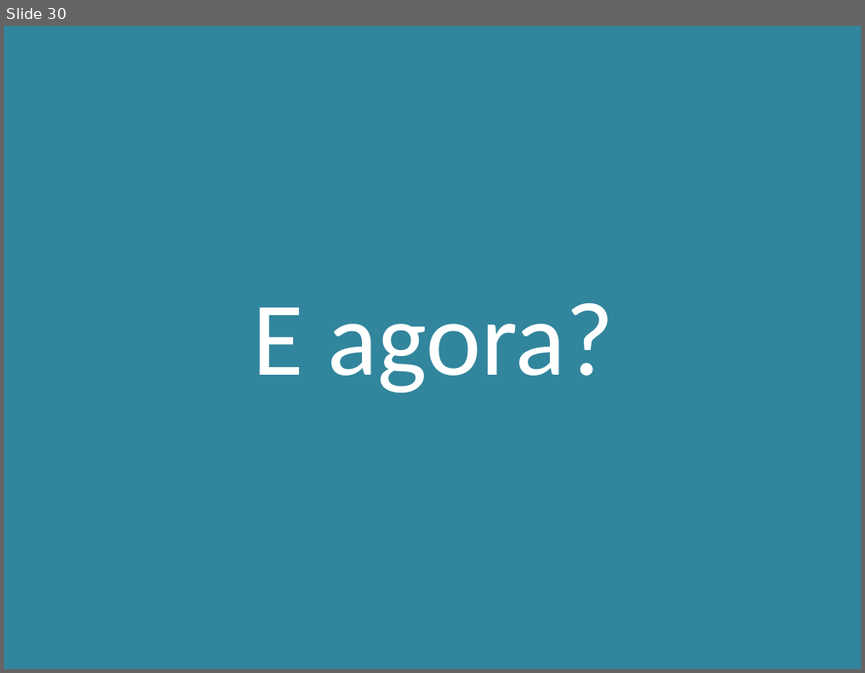
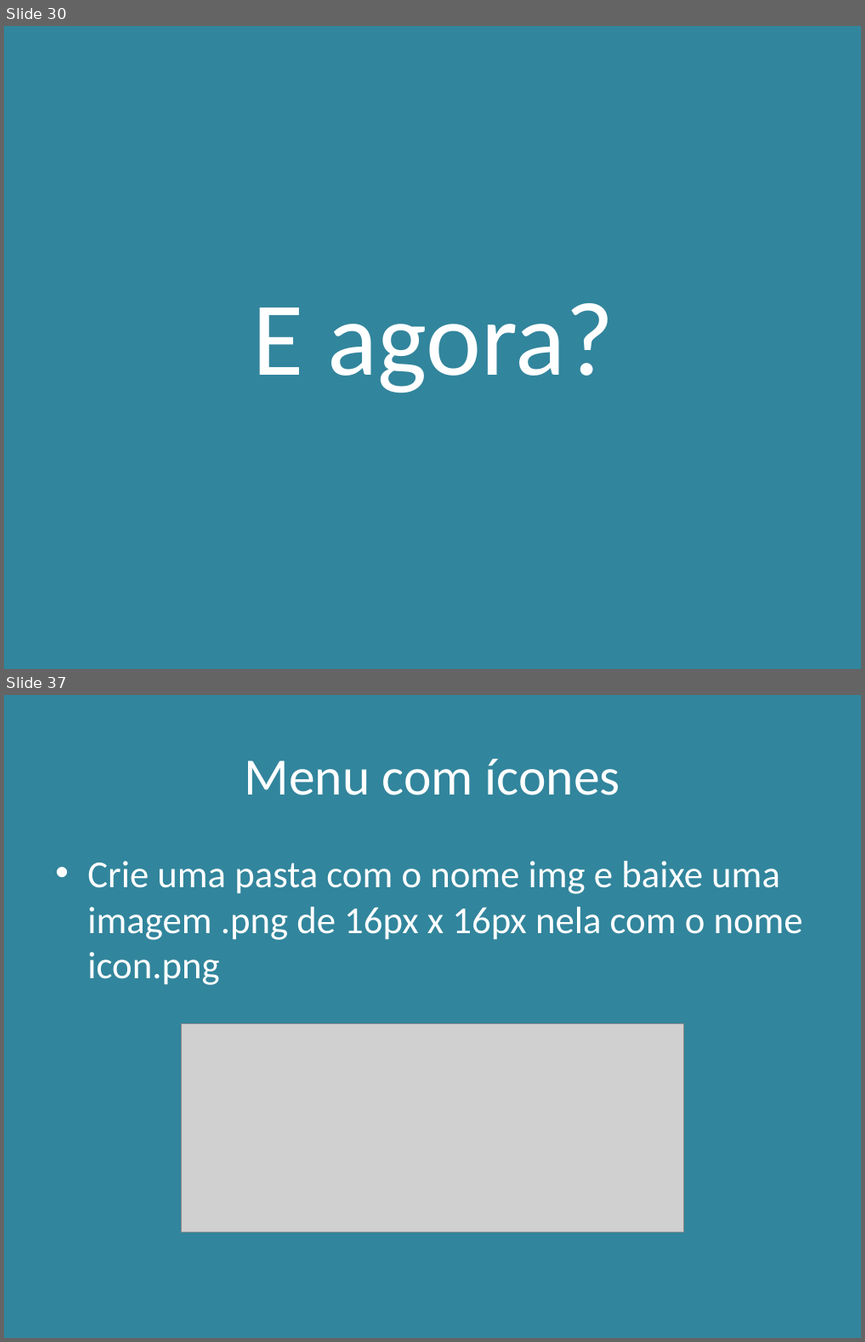
Before and after one commit to JayrAlencar/minicurso-nwjs, a slide deck: apresentacao.pptx. Shown one above the other, each under a label of ours: slide 30 before the commit, slides 30 and 37 after it; the slides between them are not shown. The pictures are 865x673 and 865x1342 pixels, drawn with LibreOffice and Linux fonts; fonts in the diff are those of the drawing; grey boxes stand for pictures. Boxes give left, top, right and bottom in pixels: in the first picture for what was removed or moved away, otherwise in the second. Text is boxed around its words. In the diff, an @@ line names an element or a change of style, - is before the commit and + after.

Commit message:
Exemplos menu e window - atualização da apresentação

```diff
--- a/apresentacao.pptx
+++ b/apresentacao.pptx
@@ slide 37 added at box(4, 695, 861, 1338), background #31859C @@
@@ title added at box(245, 759, 620, 795), 44 pt, text #FFFFFF @@
+Menu com ícones
@@ text added at box(87, 861, 803, 985), 32 pt, text #FFFFFF @@
+• Crie uma pasta com o nome img e baixe uma imagem .png de 16px x 16px nela com o nome icon.png
@@ picture added at box(182, 1024, 683, 1232) @@
```
Also in this commit, not shown: 6 other slides added, 1 slide removed, 5 other files.
